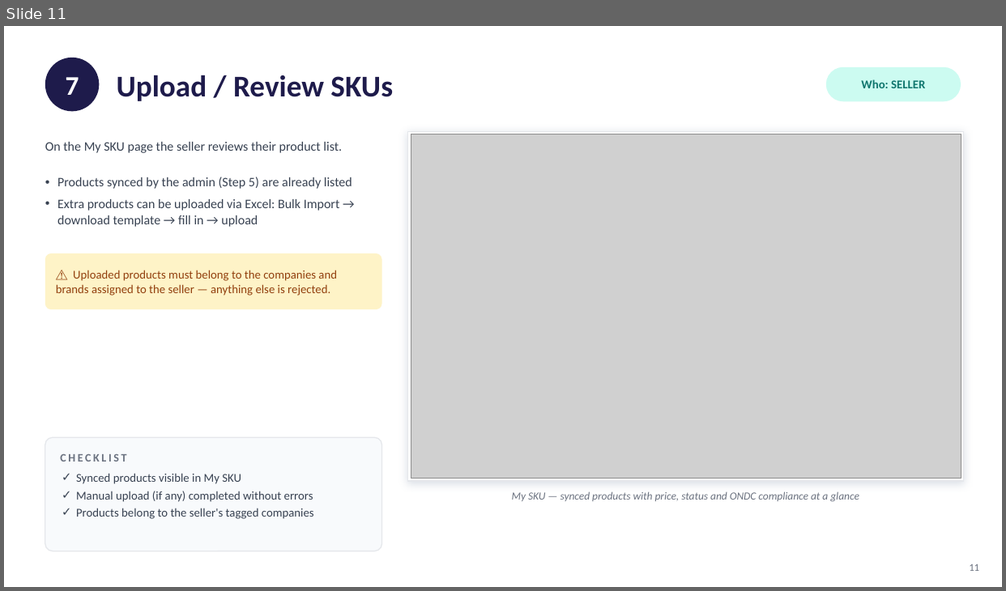
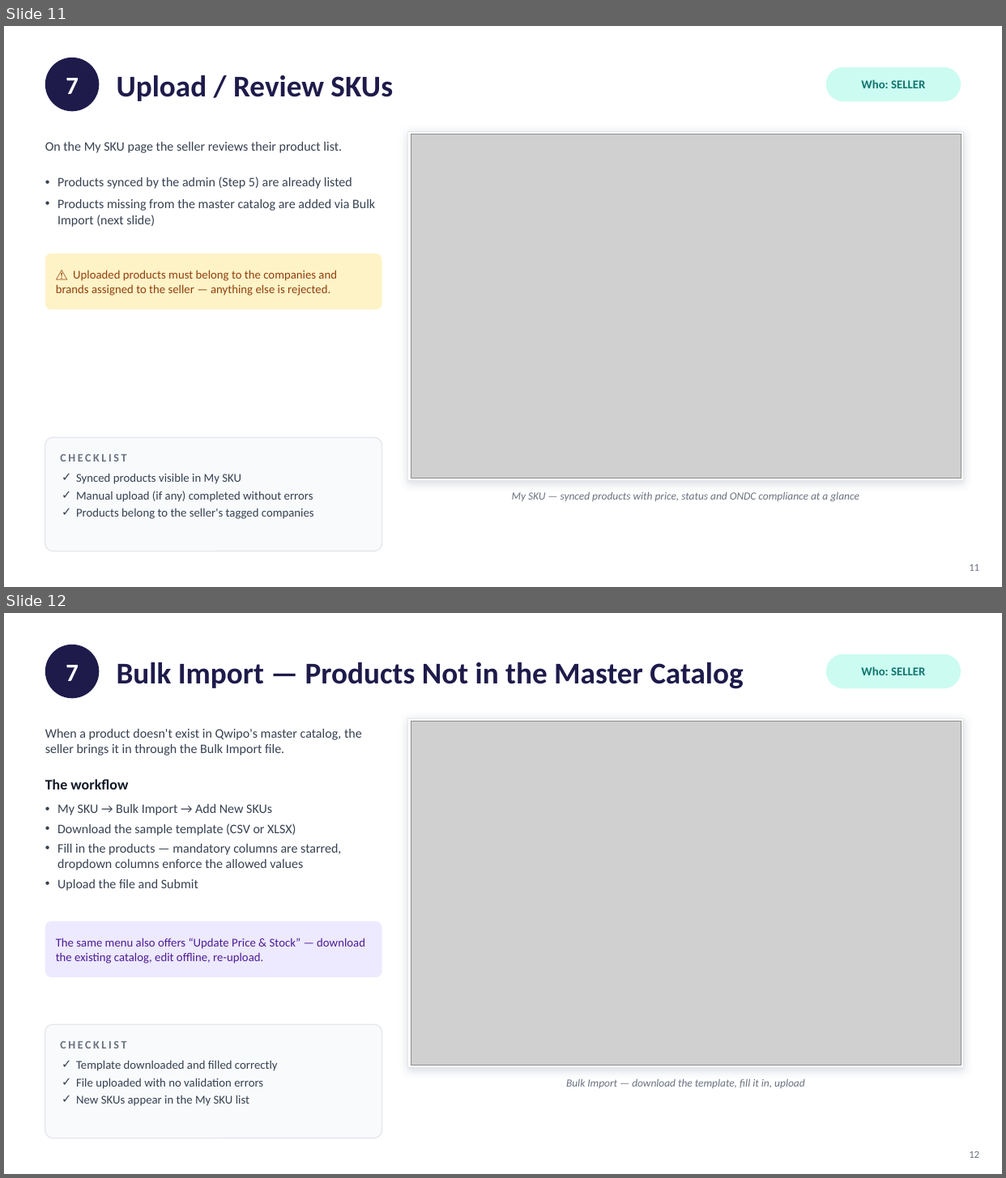
Before and after one commit to qwipo-product/ONDC-Seller-Store, a slide deck: Seller-Onboarding-to-Buyer-App-Visibility.pptx. Shown one above the other, each under a label of ours: slide 11 before the commit, slides 11 and 12 after it. The pictures are 1006x591 and 1006x1178 pixels, drawn with LibreOffice and Linux fonts; fonts in the diff are those of the drawing; grey boxes stand for pictures. Boxes give left, top, right and bottom in pixels: in the first picture for what was removed or moved away, otherwise in the second. Text is boxed around its words. In the diff, an @@ line names an element or a change of style, - is before the commit and + after.

```diff
--- a/Seller-Onboarding-to-Buyer-App-Visibility.pptx
+++ b/Seller-Onboarding-to-Buyer-App-Visibility.pptx
@@ slide 12 added at (x1=4, y1=613, x2=1002, y2=1174), background #FFFFFF @@
@@ ellipse added at (x1=45, y1=645, x2=99, y2=698), fill #1E1B4B @@
@@ rounded rectangle added at (x1=826, y1=654, x2=961, y2=688), fill #CCFBF1 @@
@@ text added at (x1=66, y1=665, x2=79, y2=681), 24 pt, text #FFFFFF, bold @@
+7
@@ text added at (x1=117, y1=662, x2=743, y2=689), 29 pt, text #1E1B4B, bold @@
+Bulk Import — Products Not in the Master Catalog
@@ text added at (x1=861, y1=666, x2=925, y2=675), 11.5 pt, text #0F766E, bold @@
+Who: SELLER
@@ text added at (x1=45, y1=729, x2=362, y2=756), 12.5 pt, text #374151 @@
+When a product doesn't exist in Qwipo's master catalog, the seller brings it in through the Bulk Import file.
@@ rectangle added at (x1=407, y1=718, x2=964, y2=1068), fill #FFFFFF, outline #E5E7EB 1 pt @@
@@ picture added at (x1=411, y1=722, x2=961, y2=1065) @@
@@ text added at (x1=45, y1=779, x2=128, y2=790), 14 pt, text #111827, bold @@
+The workflow
@@ text added at (x1=57, y1=804, x2=341, y2=891), 12.5 pt, text #374151 @@
+• My SKU → Bulk Import → Add New SKUs
+• Download the sample template (CSV or XLSX)
+• Fill in the products — mandatory columns are starred, dropdown columns enforce the allowed values
+• Upload the file and Submit
@@ rounded rectangle added at (x1=45, y1=922, x2=382, y2=977), fill #EDE9FE @@
@@ text added at (x1=56, y1=938, x2=365, y2=964), 11.5 pt, text #4C1D95 @@
+The same menu also offers “Update Price & Stock” — download the existing catalog, edit offline, re-upload.
@@ rounded rectangle added at (x1=45, y1=1024, x2=382, y2=1139), fill #F8FAFC, outline #E5E7EB 1 pt @@
@@ text added at (x1=60, y1=1041, x2=126, y2=1049), 11 pt, text #6B7280, bold @@
+CHECKLIST
@@ text added at (x1=76, y1=1060, x2=278, y2=1106), 11.5 pt, text #374151 @@
+✓ Template downloaded and filled correctly
+✓ File uploaded with no validation errors
+✓ New SKUs appear in the My SKU list
@@ text added at (x1=566, y1=1079, x2=804, y2=1088), 10.5 pt, text #6B7280, italic @@
+Bulk Import — download the template, fill it in, upload
@@ text added at (x1=969, y1=1152, x2=979, y2=1158), 10 pt, text #6B7280 @@
+12
@@ slide 11 changed as well @@
@@ text at (x1=57, y1=199, x2=375, y2=227): text changed @@
-• Extra products can be uploaded via Excel: Bulk Import → download template → fill in → upload
+• Products missing from the master catalog are added via Bulk Import (next slide)
```
Also in this commit, not shown: 16 other slides changed, 5 other slides added, 8 other files.
